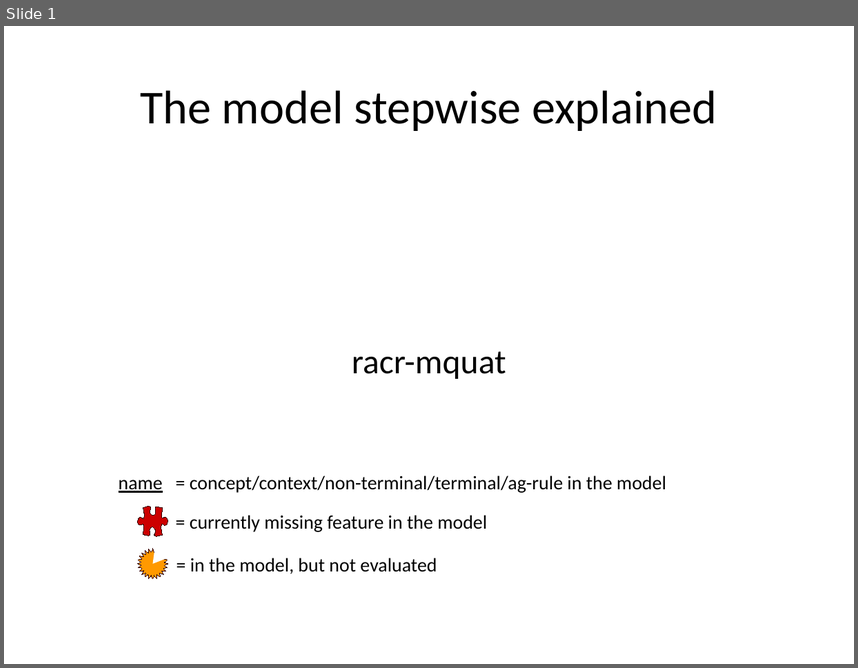
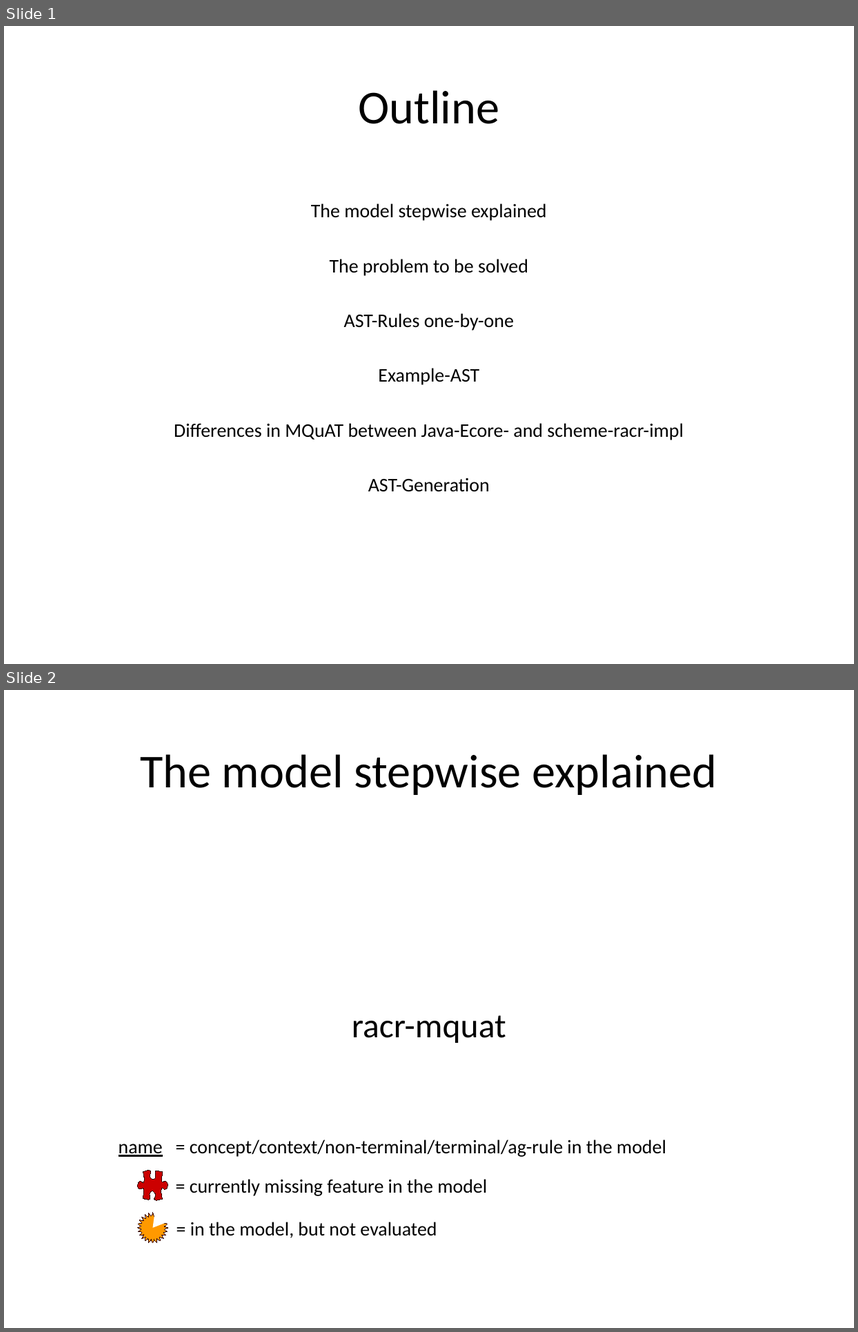
Before and after one commit to rene-schoene/racr-mquat, a slide deck: doc/the-model.odp. Shown one above the other, each under a label of ours: slide 1 before the commit, slides 1 and 2 after it. The pictures are 858x668 and 858x1332 pixels, drawn with LibreOffice and Linux fonts; fonts in the diff are those of the drawing. Boxes give left, top, right and bottom in pixels: in the first picture for what was removed or moved away, otherwise in the second. Text is boxed around its words. In the diff, an @@ line names an element or a change of style, - is before the commit and + after.

Commit message:
Adjust to model (remove ReqClause.target), added section for AST-Generation.

```diff
--- a/doc/the-model.odp
+++ b/doc/the-model.odp
@@ slide 1 added at <box>4,26,854,664</box>, background #FFFFFF @@
@@ title added at <box>358,90,499,124</box>, 44 pt, text #000000 @@
+Outline
@@ text added at <box>174,203,684,492</box>, 18 pt, text #000000 @@
+The model stepwise explained
+The problem to be solved
+AST-Rules one-by-one
+Example-AST
+Differences in MQuAT between Java-Ecore- and scheme-racr-impl
+AST-Generation
@@ what was slide 1 is now slide 2 @@
```
Also in this commit, not shown: 13 slides changed, 2 other slides added.
